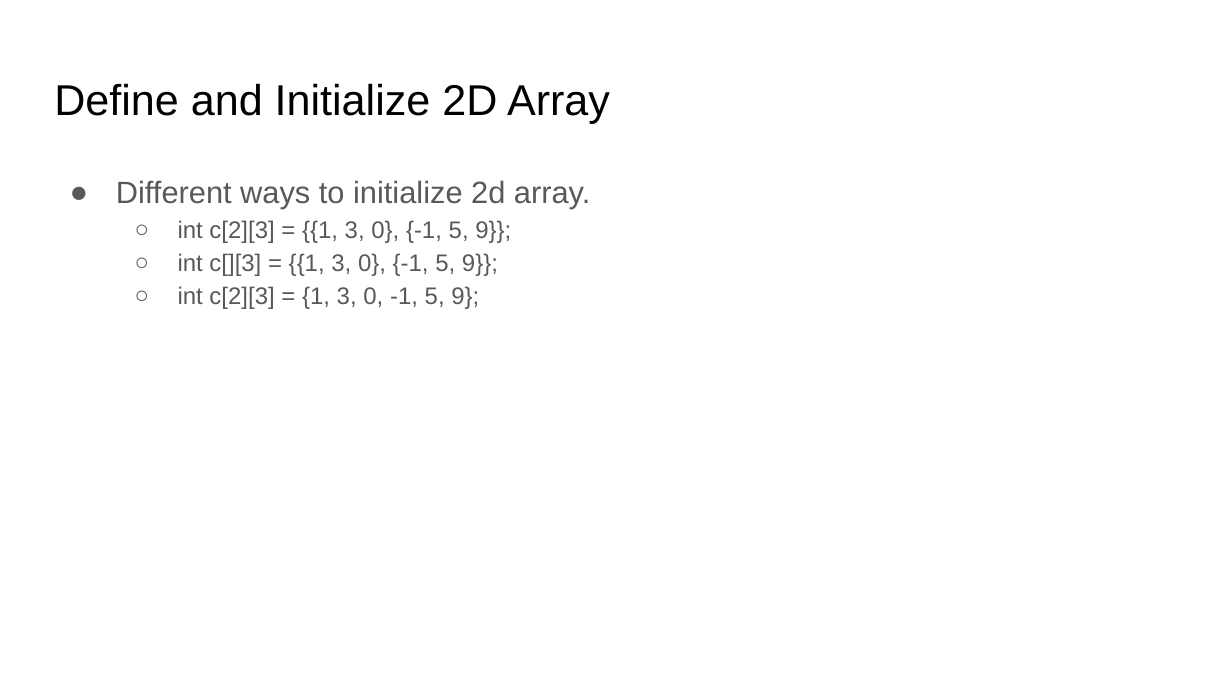
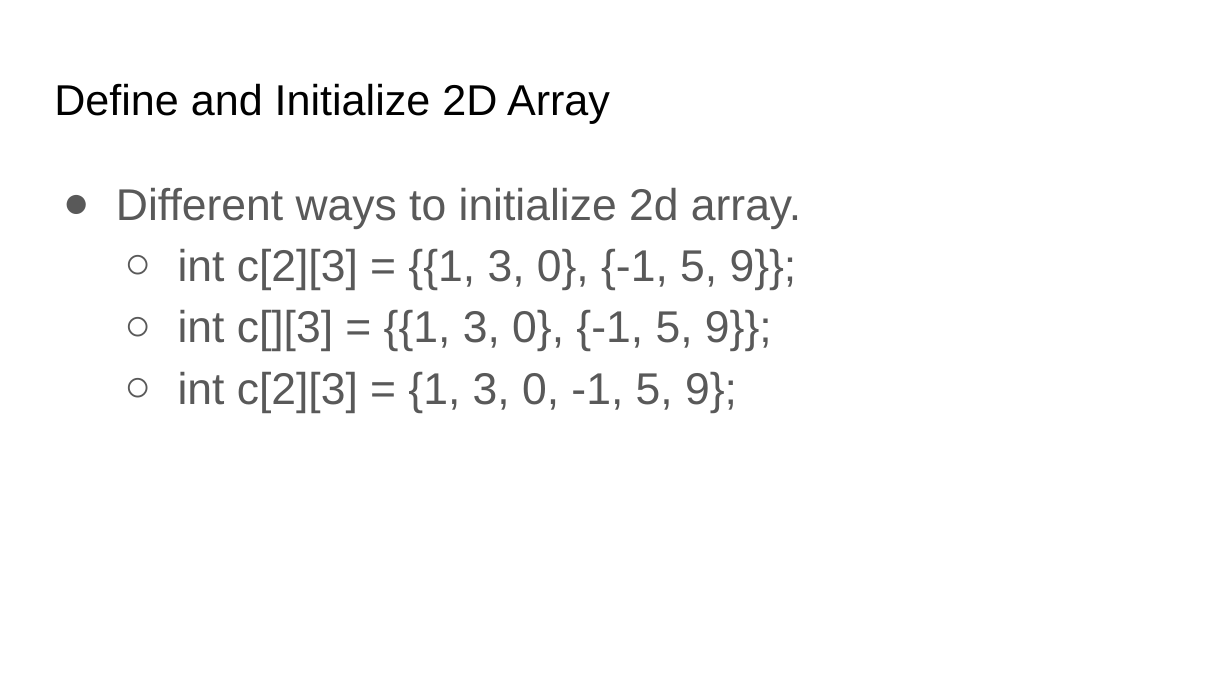
Before and after one commit to Mozilla-Campus-Club-of-SLIIT/c-programming, a slide deck: slide 18 of Lectures/07_Arrays/07 Arrays.pptx. Drawn at 1232x693 pixels with LibreOffice and Linux fonts; fonts in the diff are those of the drawing. Boxes give left, top, right and bottom in pixels: in the first picture for what was removed or moved away, otherwise in the second. Text is boxed around its words. In the diff, an @@ line names an element or a change of style, - is before the commit and + after.

```diff
--- a/Lectures/07_Arrays/07 Arrays.pptx
+++ b/Lectures/07_Arrays/07 Arrays.pptx
@@ text "Different ways to initialize 2d ..." at [116, 188, 801, 413]: size 18 to 26 pt in "Different ways to initialize 2d array."; size 14 to 26 pt in "int c[2][3] = {{1, 3, 0}, {-1, ...", "int c[][3] = {{1, 3, 0}, {-1, ...", "int c[2][3] = {1, 3, 0, -1, ..."; indent changed @@
```
Also in this commit, not shown: 1 other slide changed, 1 slide added, 1 other file.
